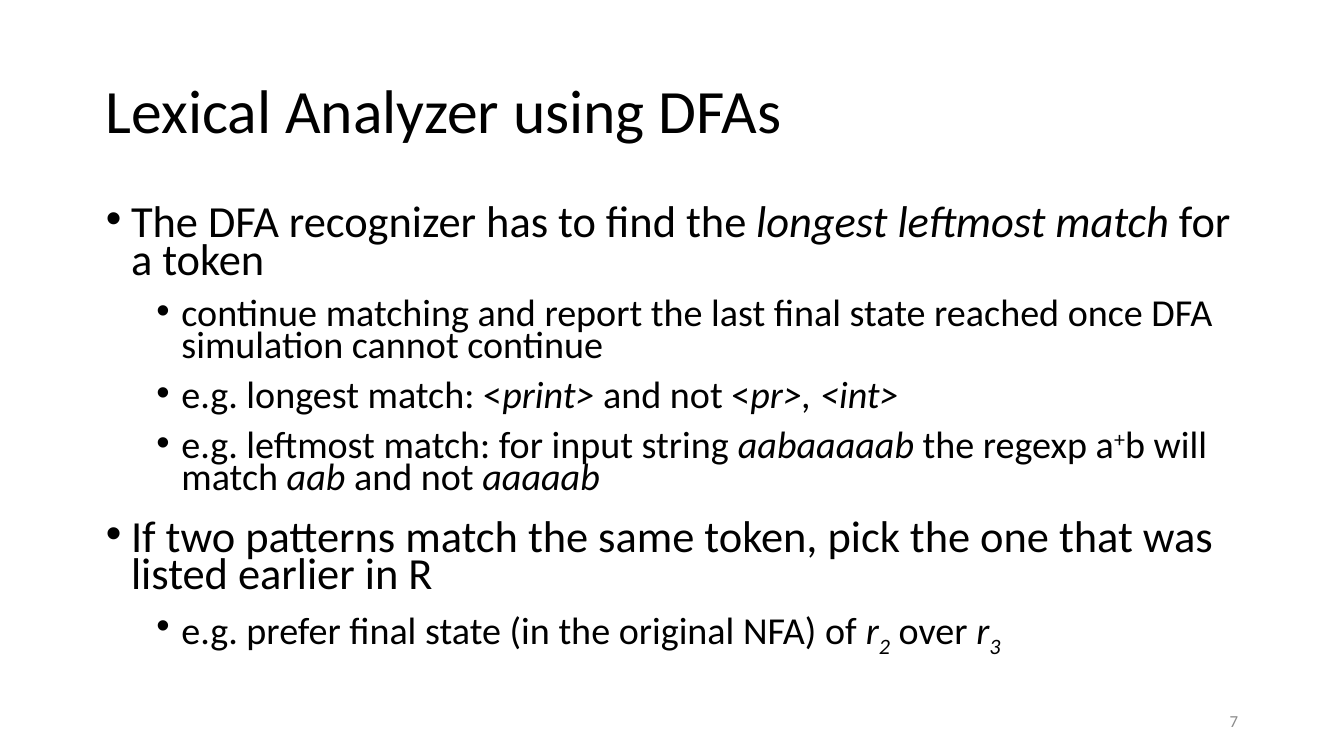
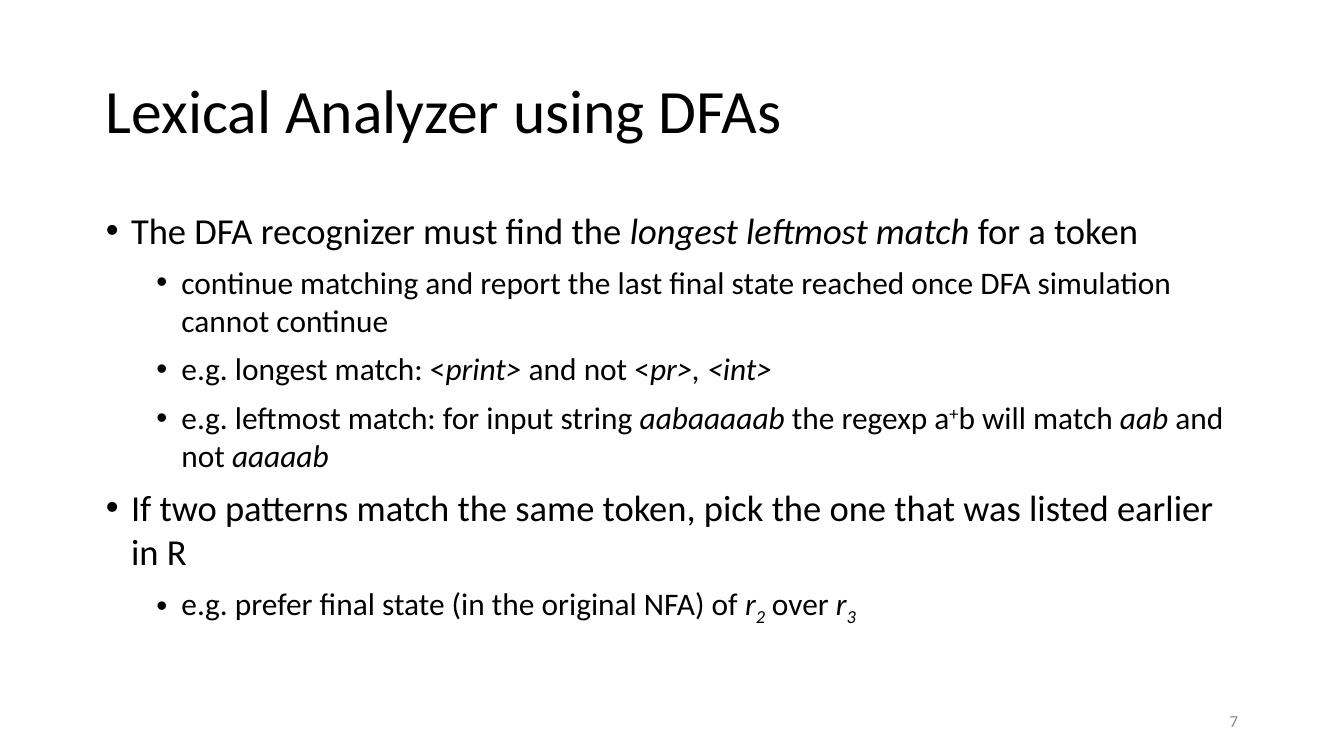
Before and after one commit to anoopsarkar/compilers-class, a slide deck: slide 7 of assets/ppt/lex/lex8-lexical-analyzer.pptx. Drawn at 1344x756 pixels with LibreOffice and Linux fonts; fonts in the diff are those of the drawing. Boxes give left, top, right and bottom in pixels: in the first picture for what was removed or moved away, otherwise in the second. Text is boxed around its words. In the diff, an @@ line names an element or a change of style, - is before the commit and + after.

```diff
--- a/assets/ppt/lex/lex8-lexical-analyzer.pptx
+++ b/assets/ppt/lex/lex8-lexical-analyzer.pptx
@@ text at <box>131,218,1138,251</box>: text changed; size 23.8 to 19.6 pt @@
-• The DFA recognizer has to find the longest leftmost match for a token
+• The DFA recognizer must find the longest leftmost match for a token
@@ text at <box>131,272,1223,621</box>: size 20.4 to 16.8 pt in "continue matching and report the last final ...", "e.g. longest match: <print> and not <pr>, ...", "e.g. leftmost match: for input string aabaaaaab ...", "e.g. prefer final state (in the original ..."; size 23.8 to 19.6 pt in "If two patterns match the same token, ..."; line spacing 0.7 to 1; less space between paragraphs @@
```
Also in this commit, not shown: 7 other slides changed, 4 slides added, 1 slide removed, 6 other files.
